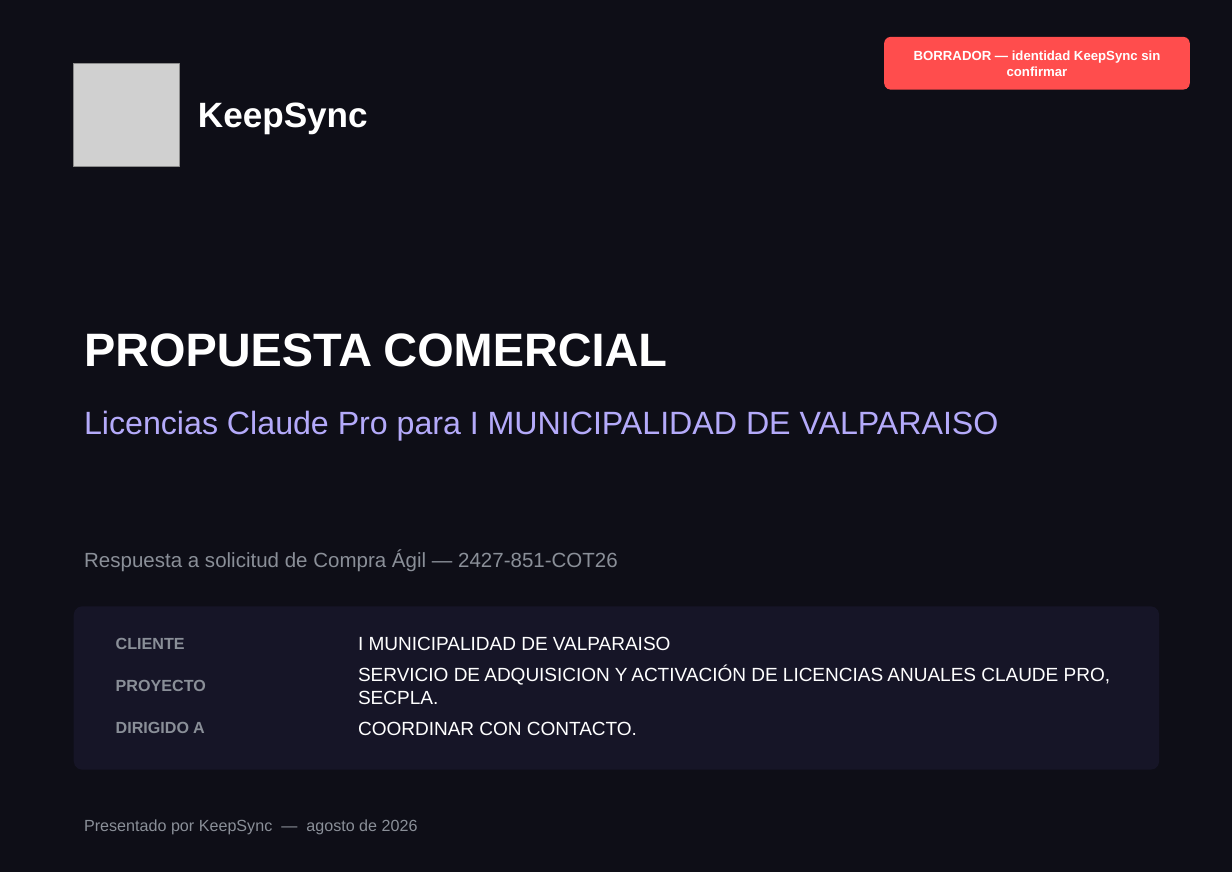
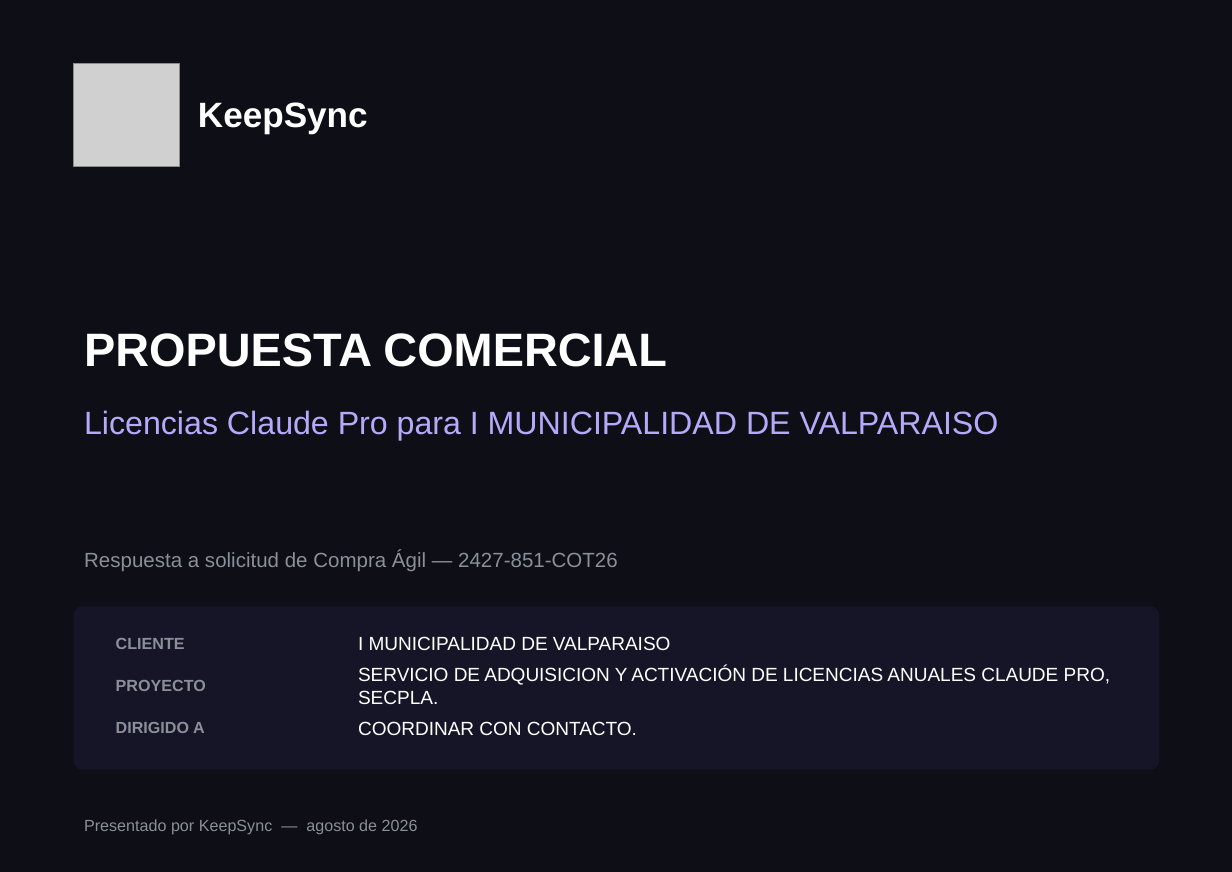
Before and after one commit to keepsync-hub/ks-compra-agil, a slide deck: slide 1 of output/2427-851-COT26/Q-20260811-IMunicipalidadDeValparaiso.pptx. Drawn at 1232x872 pixels with LibreOffice and Linux fonts; fonts in the diff are those of the drawing; grey boxes stand for pictures. Boxes give left, top, right and bottom in pixels: in the first picture for what was removed or moved away, otherwise in the second. Text is boxed around its words. In the diff, an @@ line names an element or a change of style, - is before the commit and + after.

```diff
--- a/output/2427-851-COT26/Q-20260811-IMunicipalidadDeValparaiso.pptx
+++ b/output/2427-851-COT26/Q-20260811-IMunicipalidadDeValparaiso.pptx
@@ rounded rectangle removed at (x1=884, y1=37, x2=1190, y2=90) @@
@@ text removed at (x1=914, y1=50, x2=1160, y2=76) @@
-BORRADOR — identidad KeepSync sin confirmar
```
Also in this commit, not shown: 1 other slide changed, 2 other files.
